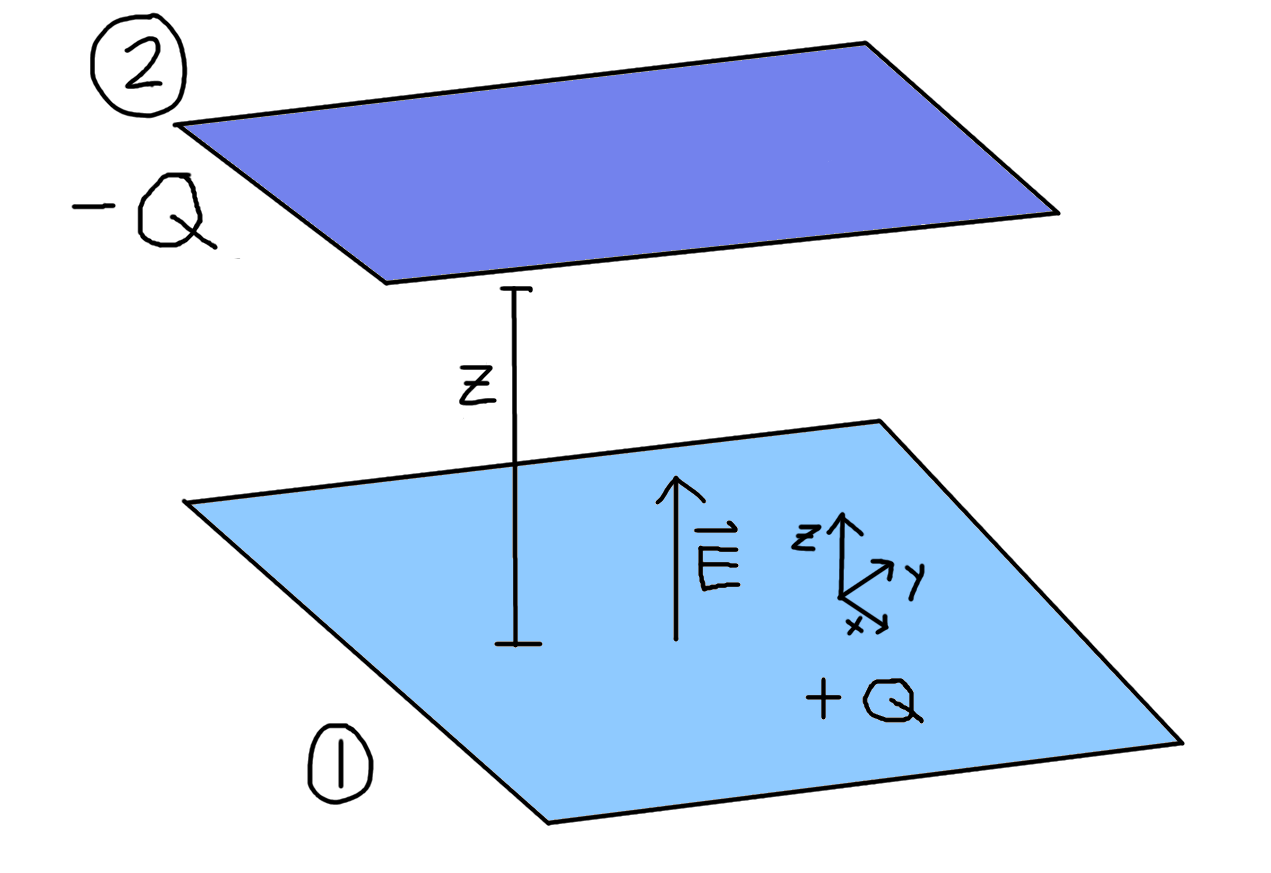
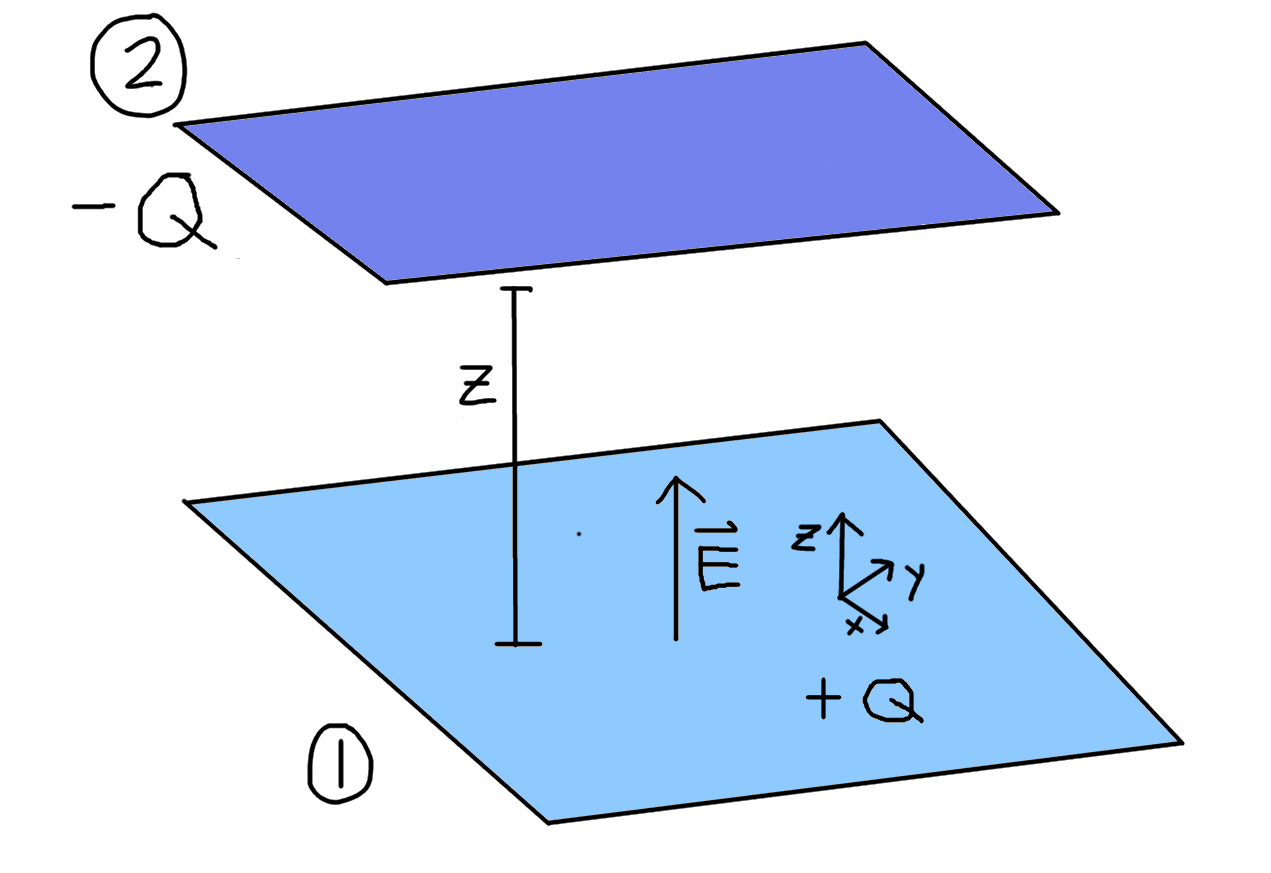
Layer changes from the first (1271, 873) image to the second:
painted on "axes #1" over box(576, 531, 582, 537)
